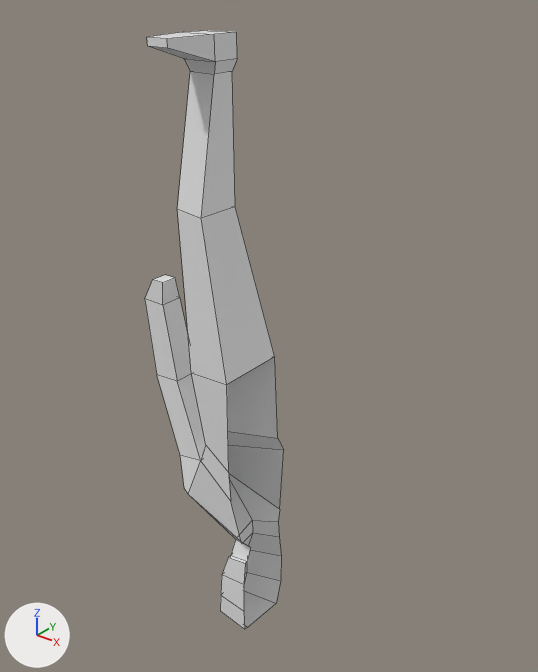
Before and after pictures for a commit that changed the OBJ model serverNavGame/models/mannequin.obj.
One viewpoint serves both versions: a 50 mm camera at (4.89, -5.79, 5.19) aimed at (-0.01, 0.33, 1.39). The lights are fixed; the arrows at lower left show +X, +Y and +Z. The older version comes first. Mesh edges are drawn as thin lines. Where no turn or scale is listed for an object, it has been applied to the vertices.

The older version as bpy lines, for what is in view:
```python
me_cube = bpy.data.meshes.new('Cube')
me_cube.from_pydata(...)  # 78 vertices, 67 faces; spans x -1.69..0.0, y -0.59..0.62, z -2.91..4.66
me_cube.materials.append(mat_material)  # white #e7e7e7
ob_cube = bpy.data.objects.new('Cube', me_cube)
ob_cube.location = (0.0, 0.0, 0.0)
```
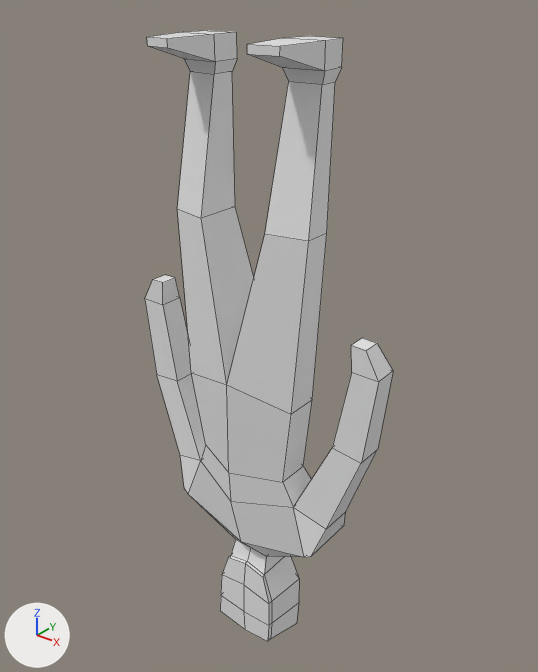
Commit message: fixing forest events - mannequin

Where the change shows, as pixel boxes (x1, y1, x2, y2) in the pictures (538 x 672 px):
'Cube', reshaped (78% wider): before (145, 30, 284, 630); after (145, 30, 393, 641)
part 1 of me_cube, added: after (227, 36, 393, 641)

The change, as a diff of the scene's bpy script:
```diff
--- a/serverNavGame/models/mannequin.obj.py
+++ b/serverNavGame/models/mannequin.obj.py
@@ me_cube @@
 # used by ob_cube; location = (0.0, 0.0, 0.0)
-me_cube.from_pydata(...)  # 78 vertices, 67 faces; spans x -1.69..0.0, y -0.59..0.62, z -2.91..4.66
-me_cube.materials.append(mat_material)  # white #e7e7e7
+me_cube.from_pydata(...)  # 136 vertices, 134 faces; spans x -1.69..1.69, y -0.59..0.62, z -2.91..4.66
+# me_cube part 1
+# 58 vertices are added at x 0.26..1.69, y -0.59..0.51, z -2.83..4.66
+# 67 new faces join them
```
